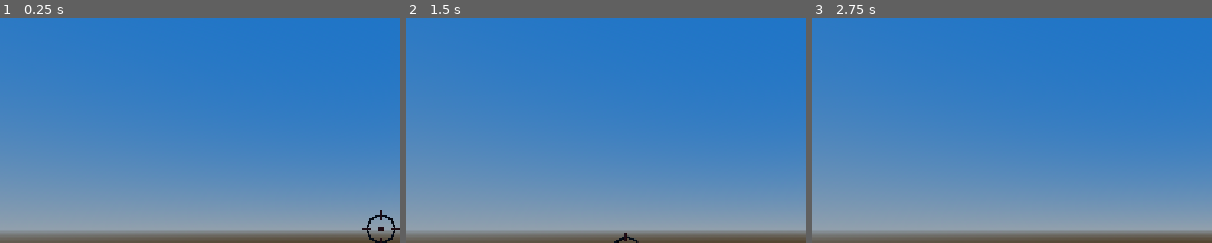
Above: before the commit, frames 1-3 (left to right).
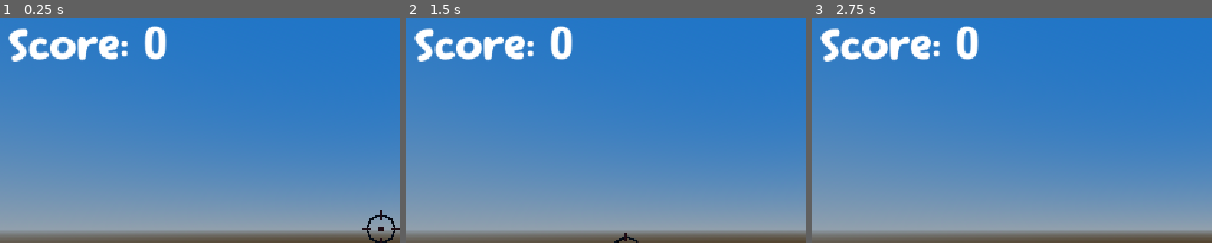
Above: after the commit, the same moments.

Repository: ashermemon/haven
Game: Godot game, scene res://game.tscn
Two runs of this game, one before a commit and one after it. Both use one fixed random seed, a clock stepped at 60 frames per second and the inputs below.
Inputs (mouse positions are % of the whole screen's width and height, from its top left):
- Up to frame 1 (0.25 s): no input
- Up to frame 2 (1.5 s): tap Enter at 0.5 s; move the mouse to (72, 45) at 0.52 s; press the mouse at (72, 45) at 0.53 s; tap Space at 1.25 s; move the mouse to (30, 55) at 1.27 s; release the mouse at (30, 55) at 1.28 s; click (30, 55) at 1.35 s
- Up to frame 3 (2.75 s): tap Enter at 2 s; move the mouse to (60, 28) at 2.02 s; press the mouse at (60, 28) at 2.03 s
The pictures show only the part of the screen within x 2-52%, y 3-53%; the shares and areas given below are measured in that part.

The runs differ from the first frame. In frame 1, 2.7% of the frame differs, in the area x 2-42%, y 3-20%; in frame 2, 2.7%; in frame 3, 2.7%.

Commit message:
added score label and font

Diff:
--- a/haven/game.tscn
+++ b/haven/game.tscn
@@ -6,6 +6,7 @@
 [ext_resource type="Script" uid="uid://cl1amh4jlsrij" path="res://camera.gd" id="3_fc0e3"]
 [ext_resource type="PackedScene" uid="uid://bywk1p2nshxrp" path="res://assets/models/Crosshair.glb" id="3_feb5d"]
 [ext_resource type="Script" uid="uid://fcjltld84i7d" path="res://Crosshair.gd" id="5_7jktm"]
+[ext_resource type="PackedScene" uid="uid://cki312tkj55jj" path="res://hud.tscn" id="7_eow3j"]
 
 [sub_resource type="ProceduralSkyMaterial" id="ProceduralSkyMaterial_e2o6t"]
 sky_top_color = Color(0.120128445, 0.45329928, 0.78299356, 1)
@@ -45,3 +46,5 @@
 [node name="Crosshair" parent="." unique_id=145224318 instance=ExtResource("3_feb5d")]
 transform = Transform3D(3.8636622e-10, 0, -0.032400005, 0, 0.032400005, 0, 0.032400005, 0, 3.8636622e-10, 0, 0, 3.9)
 script = ExtResource("5_7jktm")
+
+[node name="HUD" parent="." unique_id=1120462307 instance=ExtResource("7_eow3j")]
--- /dev/null
+++ b/haven/hud.gd
@@ -0,0 +1,7 @@
+extends CanvasLayer
+
+@onready var score_label: RichTextLabel = $ScoreLabel
+
+func add_score(points: int) -> void:
+	GameManager.score += points
+	score_label.text = "Score: " + str(GameManager.score)
--- /dev/null
+++ b/haven/hud.tscn
@@ -0,0 +1,16 @@
+[gd_scene format=3 uid="uid://cki312tkj55jj"]
+
+[ext_resource type="FontFile" uid="uid://djd7im83rtwf5" path="res://assets/fonts/Comic Kids.ttf" id="1_37p78"]
+[ext_resource type="Script" uid="uid://xlkf2okxvphx" path="res://hud.gd" id="1_64ctp"]
+
+[node name="HUD" type="CanvasLayer" unique_id=1120462307]
+script = ExtResource("1_64ctp")
+
+[node name="ScoreLabel" type="RichTextLabel" parent="." unique_id=1974133276]
+offset_right = 309.0
+offset_bottom = 127.0
+theme_override_fonts/normal_font = ExtResource("1_37p78")
+theme_override_font_sizes/normal_font_size = 70
+text = "Score: 0"
+horizontal_alignment = 1
+vertical_alignment = 1
--- a/haven/rubberduck.gd
+++ b/haven/rubberduck.gd
@@ -2,6 +2,7 @@
 
 var duck_value = 5
 @onready var camera = $Camera3D
+@onready var hud = get_tree().current_scene.get_node("HUD")
 # Called when the node enters the scene tree for the first time.
 func _ready() -> void:
 	var random_rotation = Vector3(randf_range(-0.5, 0.5), randf_range(-1.5, 1.5), 0.0)
@@ -24,7 +25,7 @@
 		var impulse_force = Vector3(randf_range(-10, 10), 0.0, -10)
 		apply_central_impulse(impulse_force)
 
-		GameManager.score += duck_value
+		hud.add_score(duck_value)
 		print("shot ducky" + str(GameManager.score))
 		camera.shake_camera(10.0)
 		await get_tree().create_timer(3.0).timeout
Binary file added: haven/assets/fonts/Comic Kids.ttf
Not shown, added: haven/assets/fonts/Comic Kids.ttf.import
Not shown, added: haven/hud.gd.uid
